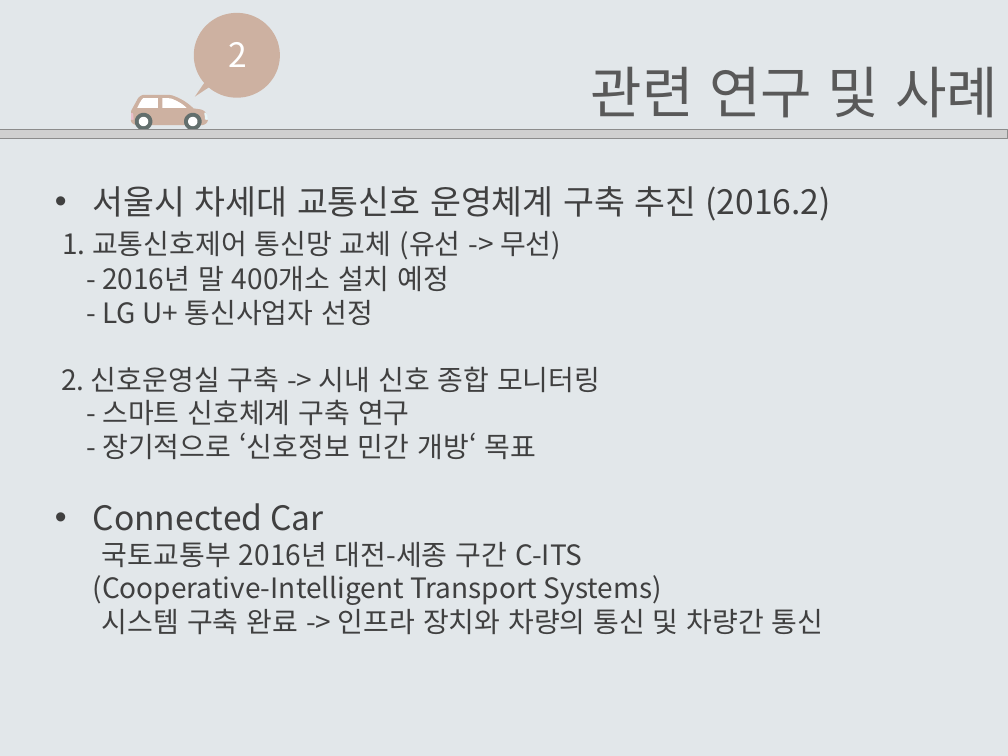
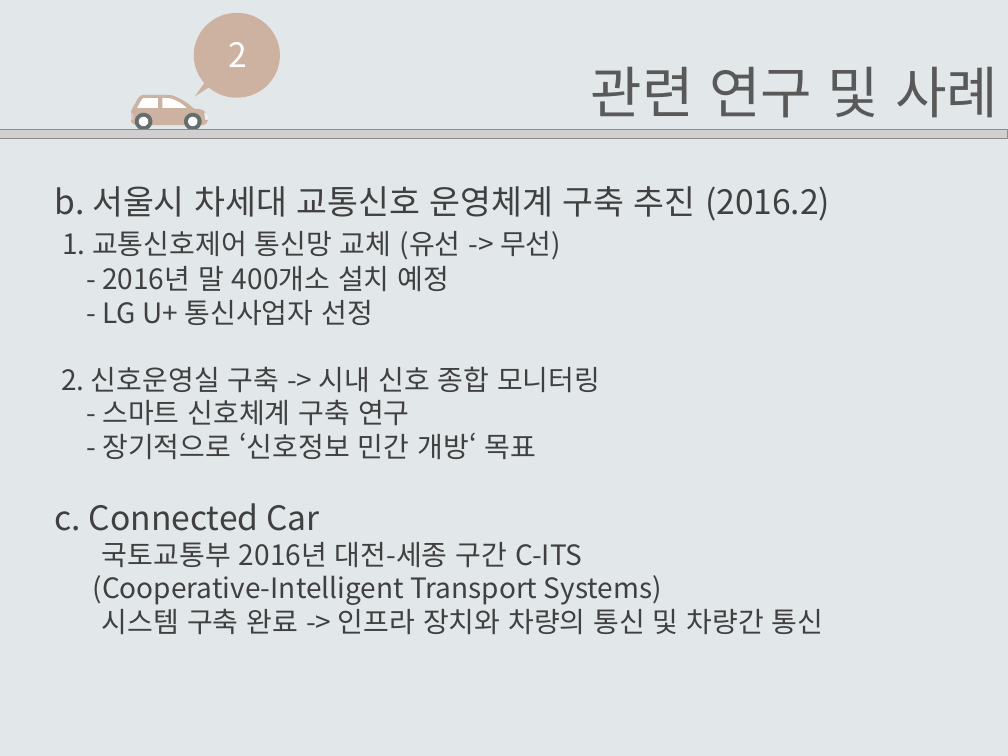
Before and after one commit to EomHeeSang/grad_proj, a slide deck: slide 7 of 발표자료/설계서2-14(엄희상,박주호,김태경).pptx. Drawn at 1008x756 pixels with LibreOffice and Linux fonts; fonts in the diff are those of the drawing; grey boxes stand for pictures. Boxes give left, top, right and bottom in pixels: in the first picture for what was removed or moved away, otherwise in the second. Text is boxed around its words. In the diff, an @@ line names an element or a change of style, - is before the commit and + after.

```diff
--- a/발표자료/설계서2-14(엄희상,박주호,김태경).pptx
+++ b/발표자료/설계서2-14(엄희상,박주호,김태경).pptx
@@ text at (x1=55, y1=186, x2=830, y2=221): text changed @@
-• 서울시 차세대 교통신호 운영체계 구축 추진 (2016.2)
+b. 서울시 차세대 교통신호 운영체계 구축 추진 (2016.2)
@@ text at (x1=55, y1=503, x2=319, y2=531): text changed @@
-• Connected Car
+c. Connected Car
```
Also in this commit, not shown: 18 other slides changed, 1 slide added, 3 other files.
